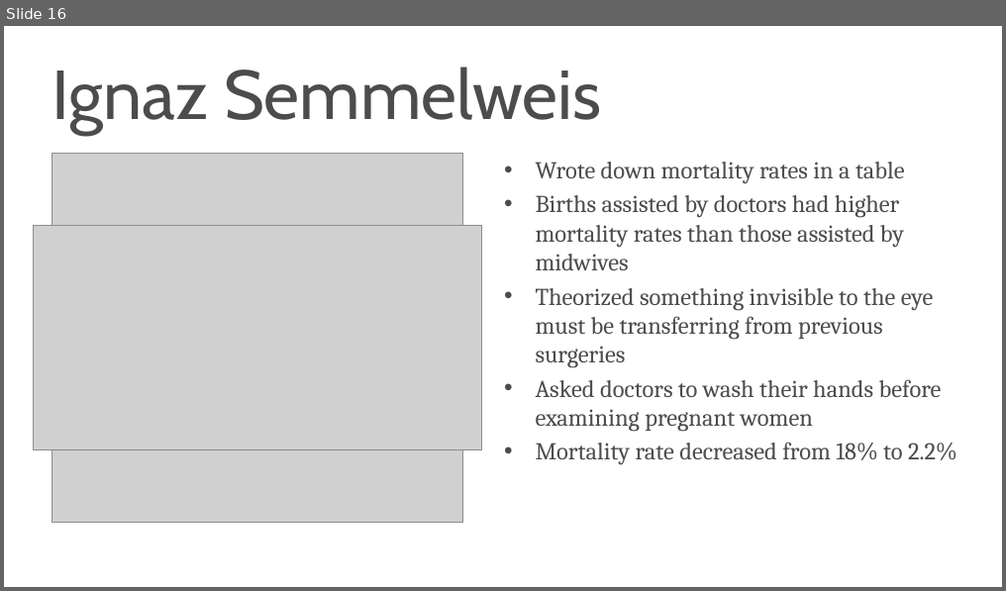
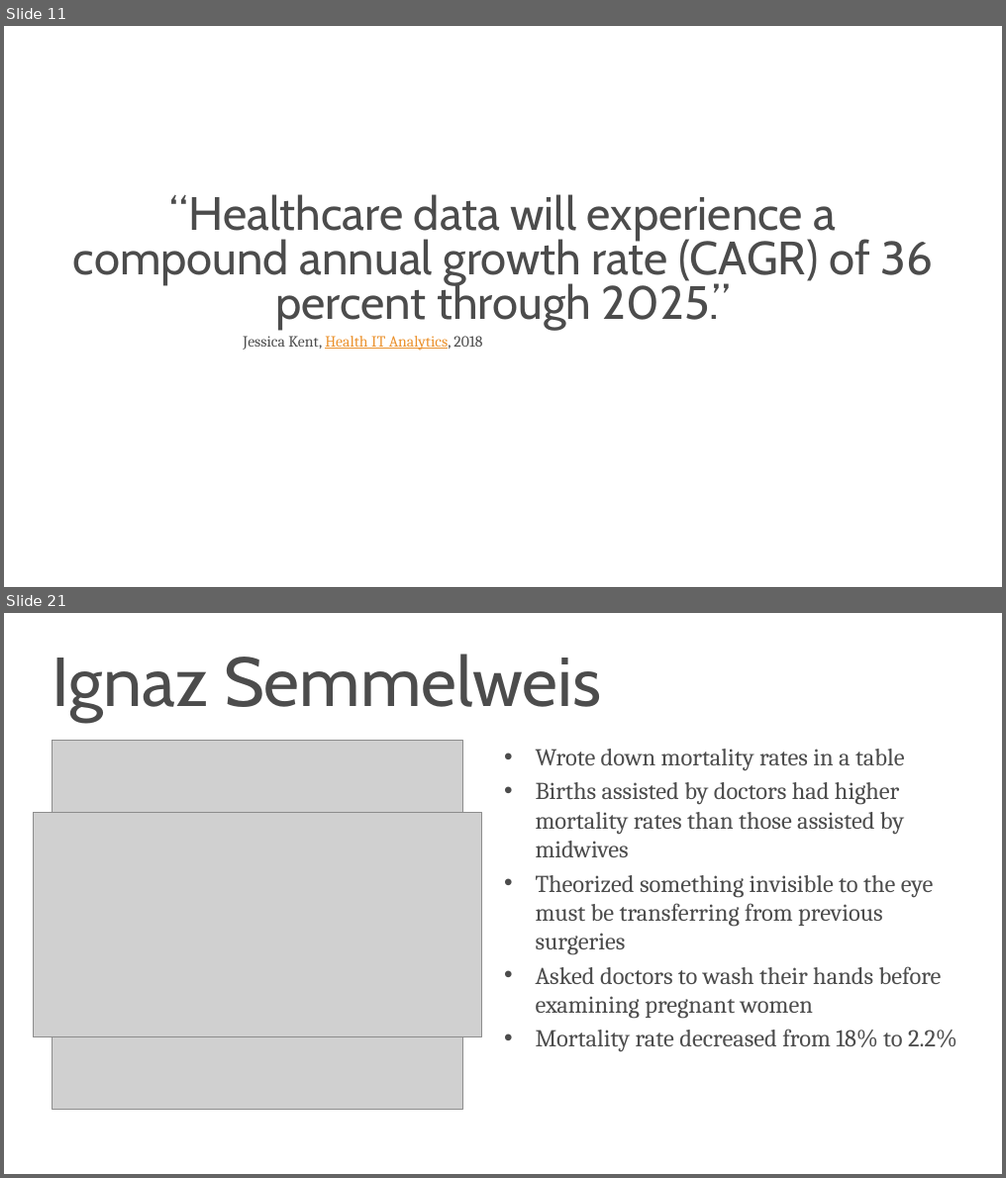
Before and after one commit to s-kyle-reed/data-lecture, a slide deck: lecture.pptx. Shown one above the other, each under a label of ours: slide 16 before the commit, slides 11 and 21 after it; the slides between them are not shown. The pictures are 1006x591 and 1006x1178 pixels, drawn with LibreOffice and Linux fonts; fonts in the diff are those of the drawing; grey boxes stand for pictures; background and template pictures are left out. Boxes give left, top, right and bottom in pixels: in the first picture for what was removed or moved away, otherwise in the second. Text is boxed around its words. In the diff, an @@ line names an element or a change of style, - is before the commit and + after.

```diff
--- a/lecture.pptx
+++ b/lecture.pptx
@@ slide 11 added at (x1=4, y1=26, x2=1002, y2=587), background #FFFFFF @@
@@ title added at (x1=73, y1=194, x2=933, y2=330), 54 pt, text #4C4C4C @@
+“Healthcare data will experience a compound annual growth rate (CAGR) of 36 percent through 2025.”
@@ text added at (x1=243, y1=336, x2=482, y2=351), 18 pt, text #4C4C4C @@
+Jessica Kent, Health IT Analytics, 2018
@@ what was slide 16 is now slide 21 @@
```
Also in this commit, not shown: 3 slides changed, 10 other slides added, 2 slides removed, 16 other files.
